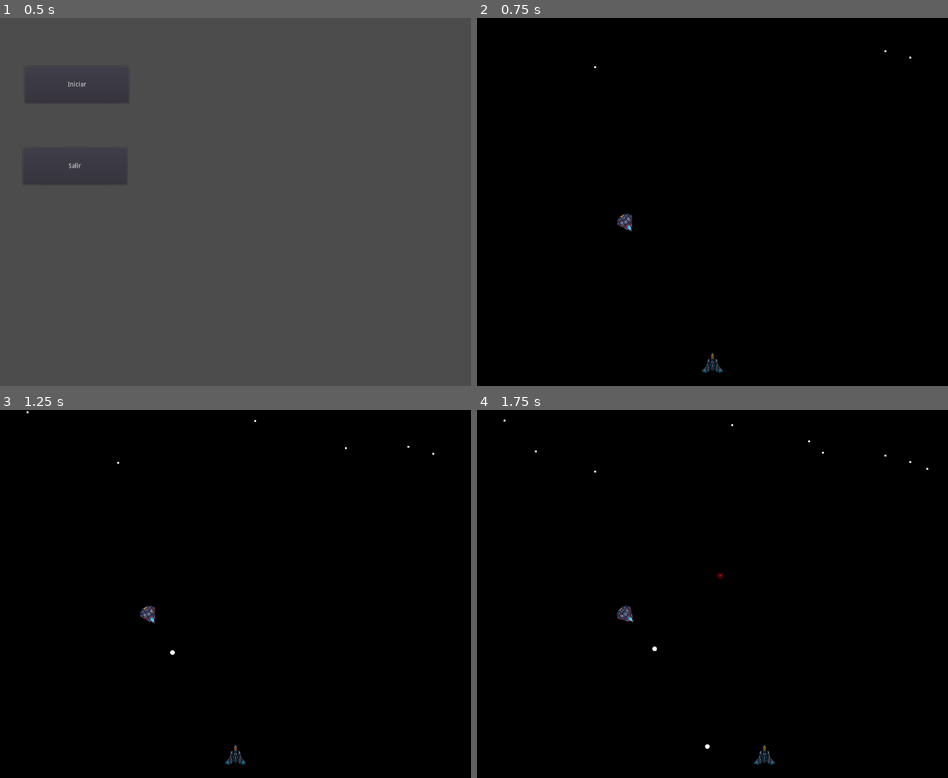
Above: before the commit, frames 1-4 (two rows, left to right).
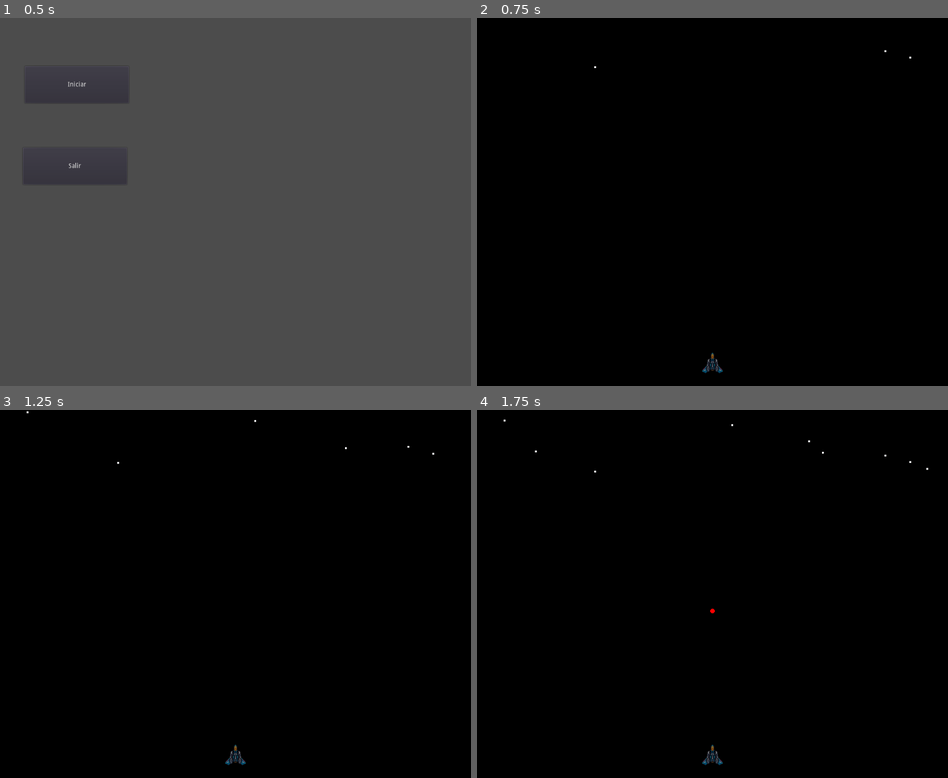
Above: after the commit, the same moments.

Repository: zavala80/Escape-Room
Game: Godot game, scene res://escenas/MainMenu.tscn
Two runs of this game, one before a commit and one after it. Both use one fixed random seed, a clock stepped at 60 frames per second and the inputs below. The engine's default icon, where the game draws it, is replaced by a stand-in: a white triangle on a blue panel in a dark square.
Inputs:
- Up to frame 1 (0.5 s): no input
- Up to frame 2 (0.75 s): click "Iniciar" at 0.5 s
- Up to frame 3 (1.25 s): no input
- Up to frame 4 (1.75 s): hold Right (ui_right) from 1.28 s (still down); hold A (ui_a, bound only after the commit) from 1.28 s (still down); tap Z (ui_z) at 1.35 s

Frame 1 is identical in both runs. In frame 2, 0.1% of the frame differs, in the area x 29-33%, y 53-58%; in frame 3, 0.1%; in frame 4, 0.4%, in the area x 29-64%, y 44-97%.

Commit message:
El enemigo ahora muere con las balas del jugador

Diff:
--- a/componentes/enemigos/bala_enemigo.gd
+++ b/componentes/enemigos/bala_enemigo.gd
@@ -1,10 +1,19 @@
 extends RigidBody2D
 
+var tiempoDestruccion = 5.0
+
 func _ready():
+	var timer = Timer.new()
+	self.add_child(timer)
+	timer.set_wait_time(tiempoDestruccion)
+	timer.connect("timeout", self, "_autodestruir_bala")
+	timer.start()
 	$Area2D.connect("body_entered", self, "_body_entered")
 
 func _body_entered(body):
 	if body.name == "Player":
 		var player = get_tree().root.get_node("Nivel/Player")
-		print(player)
 		player.lastimar()
+
+func _autodestruir_bala():
+	self.queue_free()
--- a/componentes/enemigos/enemigo1/enemigo1.gd
+++ b/componentes/enemigos/enemigo1/enemigo1.gd
@@ -1,37 +1,45 @@
 extends KinematicBody2D
-
 
 var provocado = false
 var bala_enemigo = preload("res://componentes/enemigos/bala_enemigo.tscn")
+var particulas_explosion = preload("res://componentes/muertes/particula_personaje_muerte.tscn")
 var velocidad_bala = 500
 onready var timer = get_node("Timer")
 var tiempoDeEnfriamientoDeDisparo = 0.5
 var angulo = 90
+var esta_vivo = true
 
 func _ready():
-	$area_provocadora.connect("body_entered", self, "_body_entered")
-	$area_provocadora.connect("body_exited", self, "_body_exited")
+	$area_provocadora.connect("body_entered", self, "_dentro_del_area")
+	$area_provocadora.connect("body_exited", self, "_fuera_del_area")
+	$enemigo_collider.connect("body_entered", self, "_colisioned_body")
 	timer.connect("timeout", self, "_disparar")
 	timer.set_wait_time(tiempoDeEnfriamientoDeDisparo)
 	set_process(true)
 
 func _process(delta):
-	if (provocado):
+	if (provocado && esta_vivo):
 		# Observamos al player
 		var player = get_tree().get_root().get_node("Nivel/Player")
 		self.look_at(Vector2(player.global_position.x, player.global_position.y))
 		self.rotation = deg2rad(self.rotation_degrees + angulo)
 
 
-func _body_entered(body):
+func _dentro_del_area(body):
 	if body.name == "Player":
 		provocado = true
 		timer.start()
 
-func _body_exited(body):
+func _fuera_del_area(body):
 	if body.name == "Player":
 		provocado = false
 		timer.stop()
+
+func _colisioned_body(body):
+	if (body.is_in_group("bala_personaje")):
+		morir()
+	print(body.name)
+	pass
 
 func _disparar():
 	# Lanzamos disparos
@@ -41,3 +49,22 @@
 	var objetivo = get_tree().root.get_node("Nivel/Player")
 	bala.position = $boca.global_position
 	bala.apply_impulse(Vector2(), Vector2(velocidad_bala, 0).rotated(deg2rad(self.rotation_degrees + -angulo)))
+
+
+func morir():
+	$Sprite.visible = false
+	if (esta_vivo):
+		esta_vivo = false
+		var timer = Timer.new()
+		self.add_child(timer)
+		var explosion = particulas_explosion.instance()
+		self.add_child(explosion)
+		timer.connect("timeout", self, "eliminar_enemigo")
+		timer.set_wait_time(explosion.lifetime / 2)
+		explosion.set_one_shot(true)
+		timer.start()
+		$Sprite.visible = false
+
+func eliminar_enemigo():
+	print("eliminado")
+	self.queue_free()
--- a/componentes/enemigos/enemigo1/enemigo1.tscn
+++ b/componentes/enemigos/enemigo1/enemigo1.tscn
@@ -1,12 +1,18 @@
-[gd_scene load_steps=4 format=2]
+[gd_scene load_steps=5 format=2]
 
 [ext_resource path="res://img/enemigos/enemigo1.png" type="Texture" id=1]
 [ext_resource path="res://componentes/enemigos/enemigo1/enemigo1.gd" type="Script" id=2]
+
+[sub_resource type="CapsuleShape2D" id=2]
+radius = 11.0
+height = 2.0
 
 [sub_resource type="CircleShape2D" id=1]
 radius = 438.01
 
 [node name="enemigo1" type="KinematicBody2D"]
+collision_layer = 2
+collision_mask = 4
 script = ExtResource( 2 )
 
 [node name="Sprite" type="Sprite" parent="."]
@@ -15,7 +21,23 @@
 [node name="boca" type="Position2D" parent="."]
 position = Vector2( 0, -21 )
 
+[node name="enemigo_collider" type="Area2D" parent="."]
+collision_layer = 2
+collision_mask = 4
+__meta__ = {
+"_edit_group_": true,
+"_edit_lock_": true
+}
+
+[node name="CollisionShape2D" type="CollisionShape2D" parent="enemigo_collider"]
+position = Vector2( 0, 3 )
+shape = SubResource( 2 )
+
 [node name="area_provocadora" type="Area2D" parent="."]
+__meta__ = {
+"_edit_group_": true,
+"_edit_lock_": true
+}
 
 [node name="CollisionShape2D" type="CollisionShape2D" parent="area_provocadora"]
 shape = SubResource( 1 )
--- a/componentes/muertes/particula_personaje_muerte.tscn
+++ b/componentes/muertes/particula_personaje_muerte.tscn
@@ -30,7 +30,6 @@
 
 [node name="Particles2D" type="Particles2D"]
 amount = 16
-lifetime = 2.0
-speed_scale = 10.0
+speed_scale = 5.0
 process_material = SubResource( 5 )
 texture = ExtResource( 1 )
--- a/componentes/player/bala_personaje/bala_personaje.gd
+++ b/componentes/player/bala_personaje/bala_personaje.gd
@@ -2,10 +2,26 @@
 
 var motion = Vector2(0, 0)
 var GRAVEDAD = 1000
+var tiempoDestruccion = 5.0
 
 func _ready():
+	var timer = Timer.new()
+	self.add_child(timer)
+	timer.set_wait_time(tiempoDestruccion)
+	timer.connect("timeout", self, "_autodestruir_bala")
+	timer.start()
+	$Area2D.connect("body_entered", self, "_body_entered")
 	set_process(true)
 
 func _process(delta):
 	motion.y = -GRAVEDAD
 	move_and_slide(motion, Vector2(0, -1))
+
+func _body_entered(body):
+	if body.name != "Player":
+		if body.is_in_group("enemigo"):
+			print("Es un enemigo")
+	pass
+
+func _autodestruir_bala():
+	self.queue_free()
--- a/componentes/player/bala_personaje/bala_personaje.tscn
+++ b/componentes/player/bala_personaje/bala_personaje.tscn
@@ -1,12 +1,25 @@
-[gd_scene load_steps=3 format=2]
+[gd_scene load_steps=4 format=2]
 
-[ext_resource path="res://icon.png" type="Texture" id=1]
+[ext_resource path="res://img/enemigos/bala_enemigos.png" type="Texture" id=1]
 [ext_resource path="res://componentes/player/bala_personaje/bala_personaje.gd" type="Script" id=2]
 
-[node name="bala_personaje" type="KinematicBody2D"]
+[sub_resource type="CircleShape2D" id=1]
+radius = 4.0
+
+[node name="bala_personaje" type="KinematicBody2D" groups=["bala_personaje"]]
+collision_layer = 4
+collision_mask = 2
 script = ExtResource( 2 )
 
 [node name="Sprite" type="Sprite" parent="."]
 modulate = Color( 1, 0, 0, 1 )
 scale = Vector2( 0.2, 0.2 )
 texture = ExtResource( 1 )
+
+[node name="CollisionShape2D2" type="CollisionShape2D" parent="."]
+shape = SubResource( 1 )
+
+[node name="Area2D" type="Area2D" parent="."]
+
+[node name="CollisionShape2D" type="CollisionShape2D" parent="Area2D"]
+shape = SubResource( 1 )
--- a/componentes/player/player.gd
+++ b/componentes/player/player.gd
@@ -9,6 +9,7 @@
 var inmortal = false
 var vidas = 3
 var termino_el_juego = false
+var GRAVEDAD = 200
 
 func _ready():
 	$AnimationPlayer.connect("animation_finished", self, "_termino_animacion")
@@ -27,8 +28,13 @@
 
 func administrar_inputs():
 	# Movimiento horizontal y vertical
-	motion.x = (int(Input.is_action_pressed("ui_right")) - int(Input.is_action_pressed("ui_left"))) * VELOCIDAD
-	motion.y = (int(Input.is_action_pressed("ui_down")) - int(Input.is_action_pressed("ui_up"))) * VELOCIDAD
+	motion.x = (
+		int(Input.is_action_pressed("ui_right")
+		|| Input.is_action_pressed("ui_d"))
+		- int(Input.is_action_pressed("ui_left")
+		|| Input.is_action_pressed("ui_a"))) * VELOCIDAD
+#	motion.y = (int(Input.is_action_pressed("ui_down") || Input.is_action_pressed("ui_s")) - int(Input.is_action_pressed("ui_up") || Input.is_action_pressed("ui_w"))) * VELOCIDAD
+	motion.y = -GRAVEDAD
 
 	# Limitamos el espacio donde se puede mover el personaje
 	if self.position.x < 0:
@@ -36,9 +42,11 @@
 	elif self.position.x > 1024:
 		self.position.x = 1024
 
+	# Disparar
 	if Input.is_action_just_pressed("ui_z"):
 		var root = get_tree().get_root().get_node("Nivel/balas")
 		var bala = bala_personaje.instance()
+		bala.set_name("bala_personaje")
 		root.add_child(bala)
 		bala.global_position.x = $boca.global_position.x
 		bala.global_position.y = $boca.global_position.y
@@ -66,7 +74,6 @@
 func morir():
 	if (!termino_el_juego):
 		termino_el_juego = true
-		print("Player muriendo...")
 		var timer = Timer.new()
 		self.add_child(timer)
 		timer.connect("timeout", self, "reiniciar_nivel")
--- a/componentes/player/player.tscn
+++ b/componentes/player/player.tscn
@@ -4,7 +4,7 @@
 [ext_resource path="res://componentes/player/player.gd" type="Script" id=2]
 
 [sub_resource type="RectangleShape2D" id=1]
-extents = Vector2( 23, 23 )
+extents = Vector2( 15, 16 )
 
 [sub_resource type="Animation" id=2]
 length = 0.001
@@ -63,6 +63,7 @@
 }
 
 [node name="Player" type="KinematicBody2D"]
+collision_mask = 0
 script = ExtResource( 2 )
 
 [node name="Sprite" type="Sprite" parent="."]
--- a/escenas/niveles/nivel1.tscn
+++ b/escenas/niveles/nivel1.tscn
@@ -24,4 +24,4 @@
 [node name="enemigos" type="Node2D" parent="."]
 
 [node name="enemigo1" parent="enemigos" instance=ExtResource( 3 )]
-position = Vector2( 325, 2696 )
+position = Vector2( 514, 1834 )
--- a/project.godot
+++ b/project.godot
@@ -35,6 +35,32 @@
 "events": [ Object(InputEventKey,"resource_local_to_scene":false,"resource_name":"","device":0,"alt":false,"shift":false,"control":false,"meta":false,"command":false,"pressed":false,"scancode":0,"physical_scancode":90,"unicode":0,"echo":false,"script":null)
  ]
 }
+ui_w={
+"deadzone": 0.5,
+"events": [ Object(InputEventKey,"resource_local_to_scene":false,"resource_name":"","device":0,"alt":false,"shift":false,"control":false,"meta":false,"command":false,"pressed":false,"scancode":0,"physical_scancode":87,"unicode":0,"echo":false,"script":null)
+ ]
+}
+ui_a={
+"deadzone": 0.5,
+"events": [ Object(InputEventKey,"resource_local_to_scene":false,"resource_name":"","device":0,"alt":false,"shift":false,"control":false,"meta":false,"command":false,"pressed":false,"scancode":0,"physical_scancode":65,"unicode":0,"echo":false,"script":null)
+ ]
+}
+ui_s={
+"deadzone": 0.5,
+"events": [ Object(InputEventKey,"resource_local_to_scene":false,"resource_name":"","device":0,"alt":false,"shift":false,"control":false,"meta":false,"command":false,"pressed":false,"scancode":0,"physical_scancode":83,"unicode":0,"echo":false,"script":null)
+ ]
+}
+ui_d={
+"deadzone": 0.5,
+"events": [ Object(InputEventKey,"resource_local_to_scene":false,"resource_name":"","device":0,"alt":false,"shift":false,"control":false,"meta":false,"command":false,"pressed":false,"scancode":0,"physical_scancode":68,"unicode":0,"echo":false,"script":null)
+ ]
+}
+
+[layer_names]
+
+2d_physics/layer_1="Player"
+2d_physics/layer_2="Enemigos"
+2d_physics/layer_3="balas_personaje"
 
 [physics]
 
